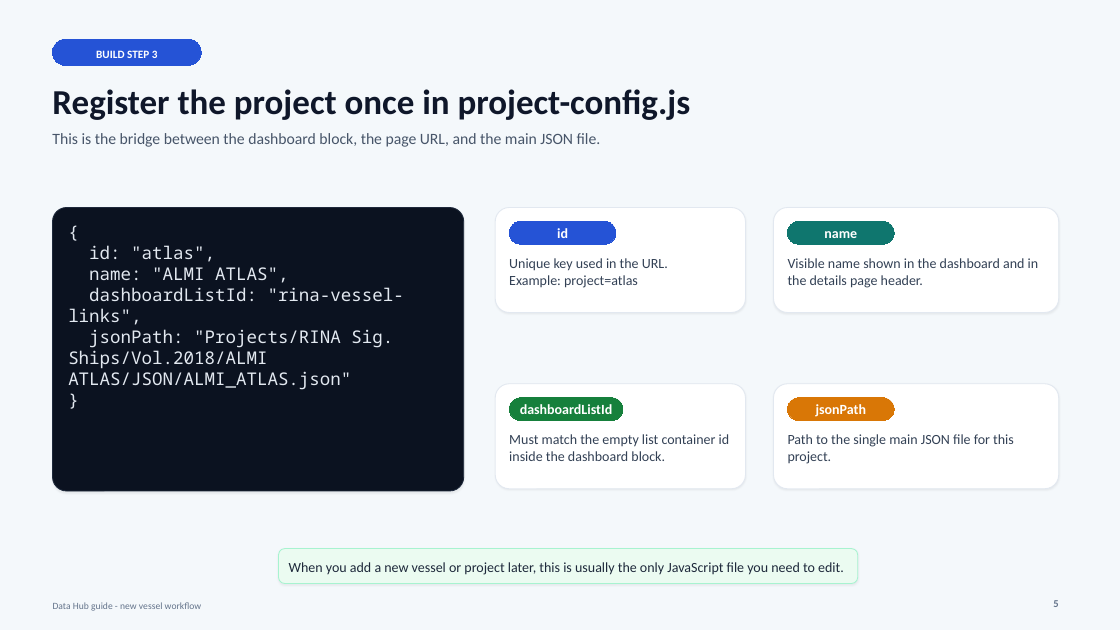
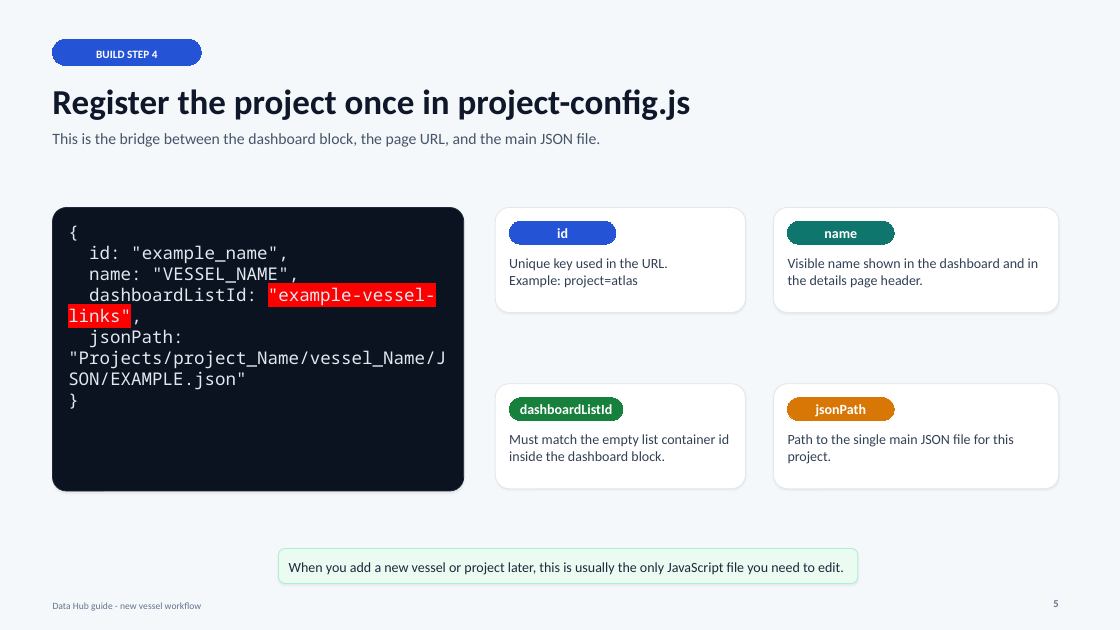
Before and after one commit to shiplab/datahub, a slide deck: slide 8 of datahub_new_project_guide.pptx (slide 5 before the commit). Drawn at 1120x630 pixels with LibreOffice and Linux fonts; fonts in the diff are those of the drawing. Boxes give left, top, right and bottom in pixels: in the first picture for what was removed or moved away, otherwise in the second. Text is boxed around its words. In the diff, an @@ line names an element or a change of style, - is before the commit and + after.

```diff
--- a/datahub_new_project_guide.pptx
+++ b/datahub_new_project_guide.pptx
@@ text at [96, 50, 158, 58]: text changed @@
-BUILD STEP 3
+BUILD STEP 4
@@ text at [68, 245, 446, 390]: text changed @@
-id: "atlas",
-name: "ALMI ATLAS",
-dashboardListId: "rina-vessel-links",
-jsonPath: "Projects/RINA Sig. Ships/Vol.2018/ALMI ATLAS/JSON/ALMI_ATLAS.json"
+id: "example_name",
+name: "VESSEL_NAME",
+dashboardListId: "example-vessel-links",
+jsonPath: "Projects/project_Name/vessel_Name/JSON/EXAMPLE.json"
```
Also in this commit, not shown: 5 other slides changed, 1 slide added, 1 other file.
